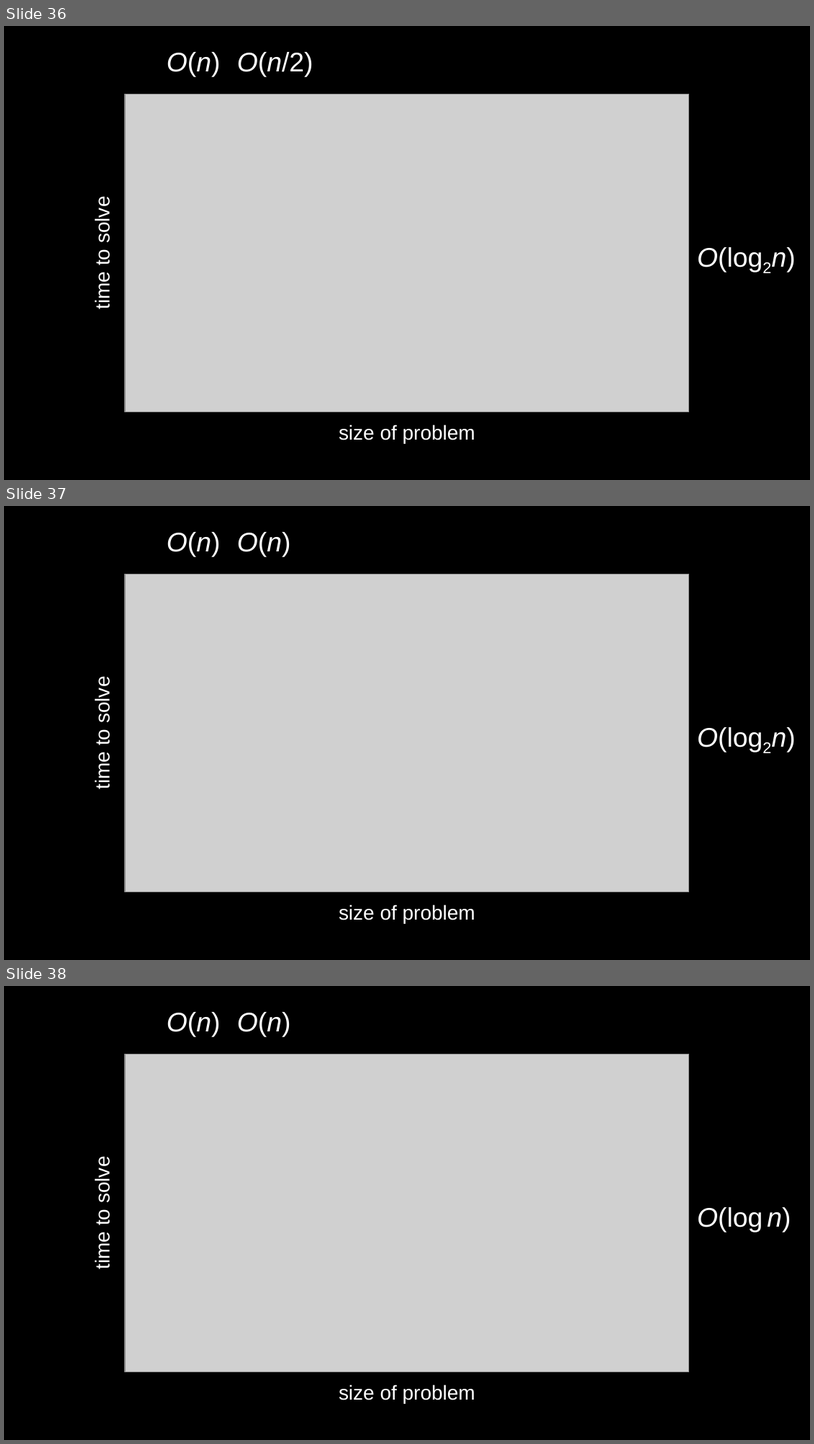
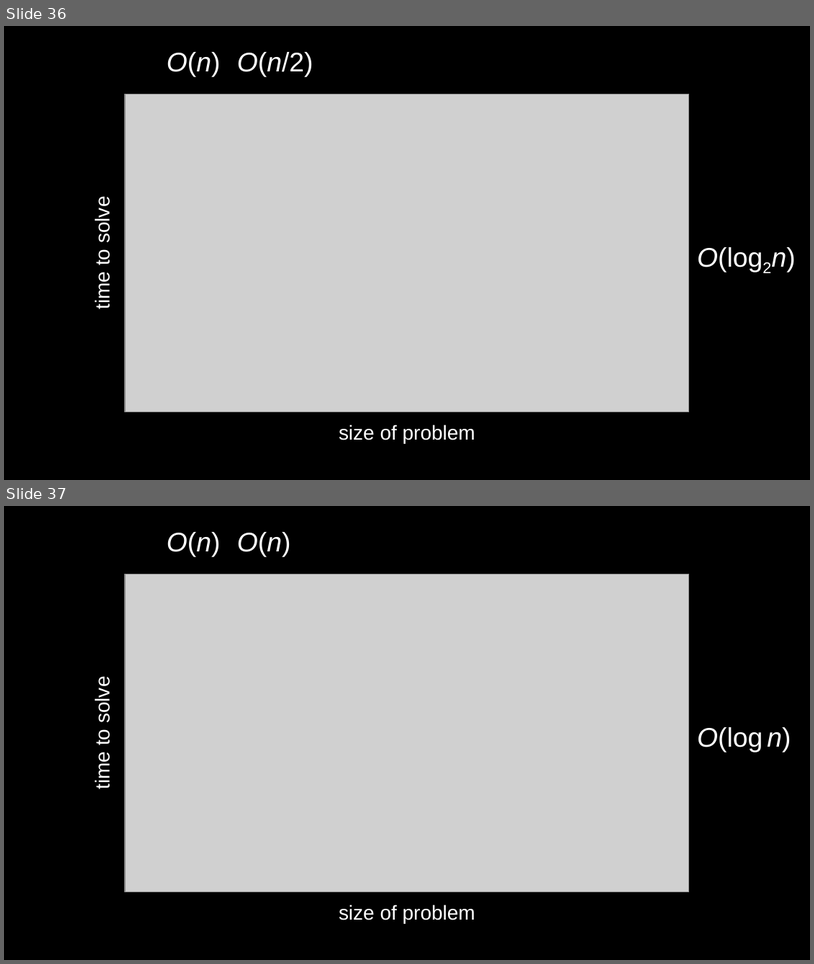
Before and after one commit to SQ4007-2025/website, a slide deck: lectures/slides_4.pptx. Shown one above the other, each under a label of ours: slides 36, 37 and 38 before the commit, slides 36 and 37 after it. The pictures are 814x1444 and 814x964 pixels, drawn with LibreOffice and Linux fonts; fonts in the diff are those of the drawing; grey boxes stand for pictures. Boxes give left, top, right and bottom in pixels: in the first picture for what was removed or moved away, otherwise in the second. Text is boxed around its words. In the diff, an @@ line names an element or a change of style, - is before the commit and + after.

```diff
--- a/lectures/slides_4.pptx
+++ b/lectures/slides_4.pptx
@@ slide 37 removed at bbox=[4, 506, 810, 960], background #000000 @@
@@ text removed at bbox=[167, 532, 221, 557] @@
-O(n)
@@ text removed at bbox=[237, 532, 291, 557] @@
-O(n)
@@ picture removed at bbox=[125, 574, 689, 891] @@
@@ text removed at bbox=[91, 680, 113, 789] @@
-time to solve
@@ text removed at bbox=[697, 727, 763, 752] @@
-O(log2n)
@@ text removed at bbox=[339, 904, 476, 923] @@
-size of problem
@@ what was slide 38 is now slide 37 @@
```
Also in this commit, not shown: 1 slide changed.
